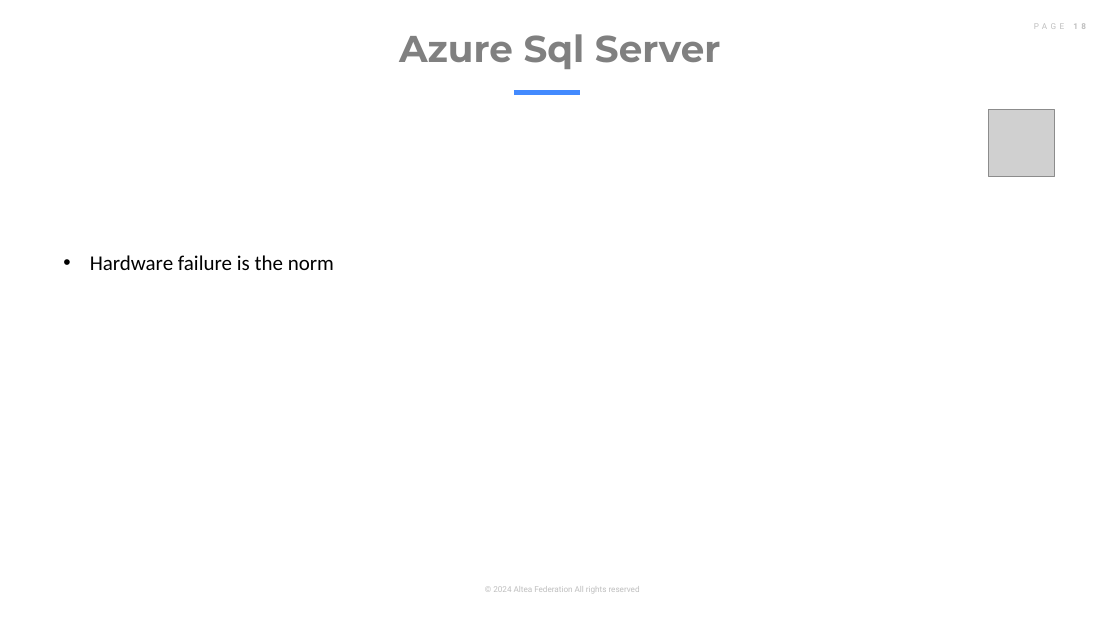
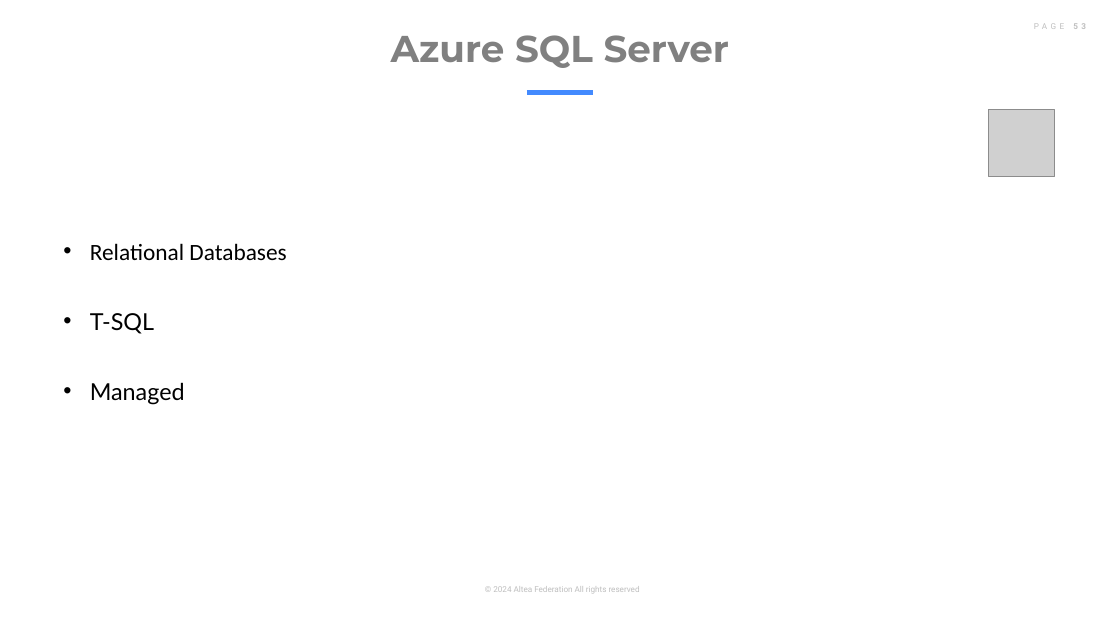
Before and after one commit to altea-abs/big-data-azure-intro, a slide deck: slide 53 of day_1/storage.pptx (slide 18 before the commit). Drawn at 1120x630 pixels with LibreOffice and Linux fonts; fonts in the diff are those of the drawing; grey boxes stand for pictures. Boxes give left, top, right and bottom in pixels: in the first picture for what was removed or moved away, otherwise in the second. Text is boxed around its words. In the diff, an @@ line names an element or a change of style, - is before the commit and + after.

```diff
--- a/day_1/storage.pptx
+++ b/day_1/storage.pptx
@@ title at (391,35,729,68): text changed @@
-Azure Sql Server
+Azure SQL Server
@@ line moved from (514, 92) - (581, 92) to (527, 92) - (593, 92) @@
@@ text at (90,243,286,405): text changed; size 18 to 20 pt @@
-• Hardware failure is the norm
+• Relational Databases
+• T-SQL
+• Managed
```
Also in this commit, not shown: 18 other slides changed, 46 slides added, 11 slides removed, 6 other files.
